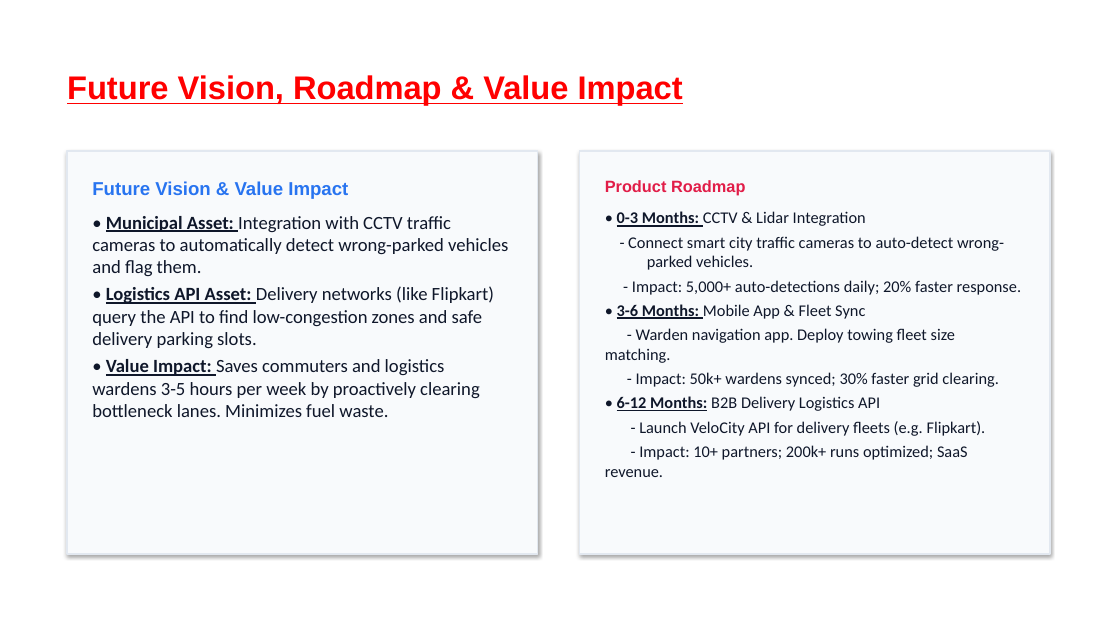
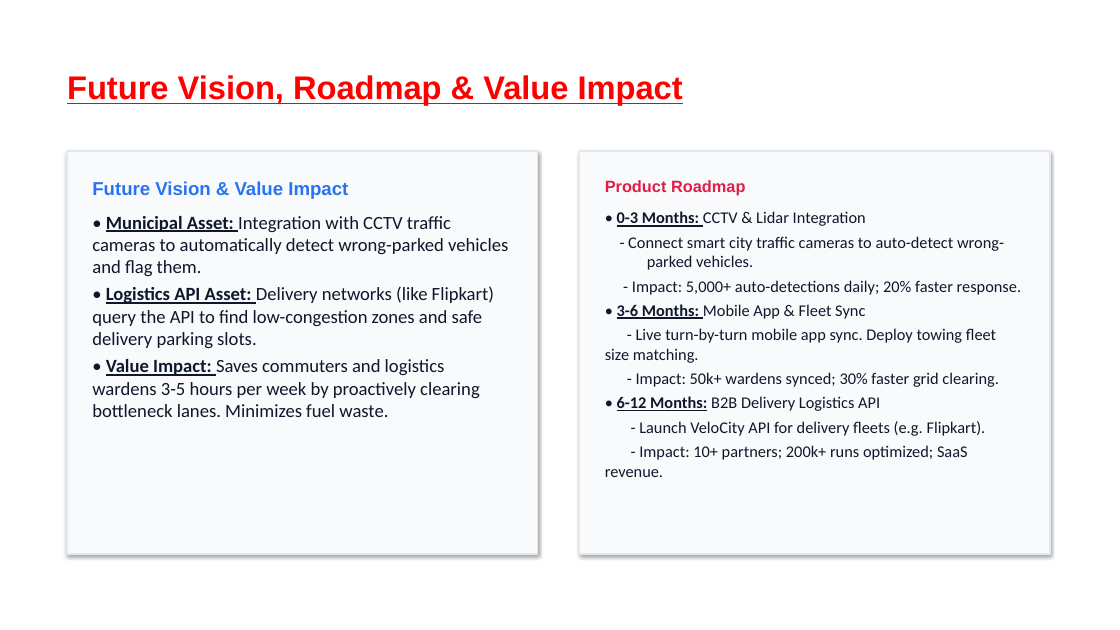
Before and after one commit to sb01022006/ai-parking-congestion-intelligence, a slide deck: slide 10 of Flikart_Grid_Lock_hackathon_Round_2_Confluent.pptx. Drawn at 1120x630 pixels with LibreOffice and Linux fonts; fonts in the diff are those of the drawing; background and template pictures are left out. Boxes give left, top, right and bottom in pixels: in the first picture for what was removed or moved away, otherwise in the second. Text is boxed around its words. In the diff, an @@ line names an element or a change of style, - is before the commit and + after.

Commit message:
Update presentation text for exact TSP and OSRM routing

```diff
--- a/Flikart_Grid_Lock_hackathon_Round_2_Confluent.pptx
+++ b/Flikart_Grid_Lock_hackathon_Round_2_Confluent.pptx
@@ text at (x1=605, y1=328, x2=996, y2=363): text changed @@
-- Warden navigation app. Deploy towing fleet size matching.
+- Live turn-by-turn mobile app sync. Deploy towing fleet size matching.
```
Also in this commit, not shown: 4 other slides changed.
